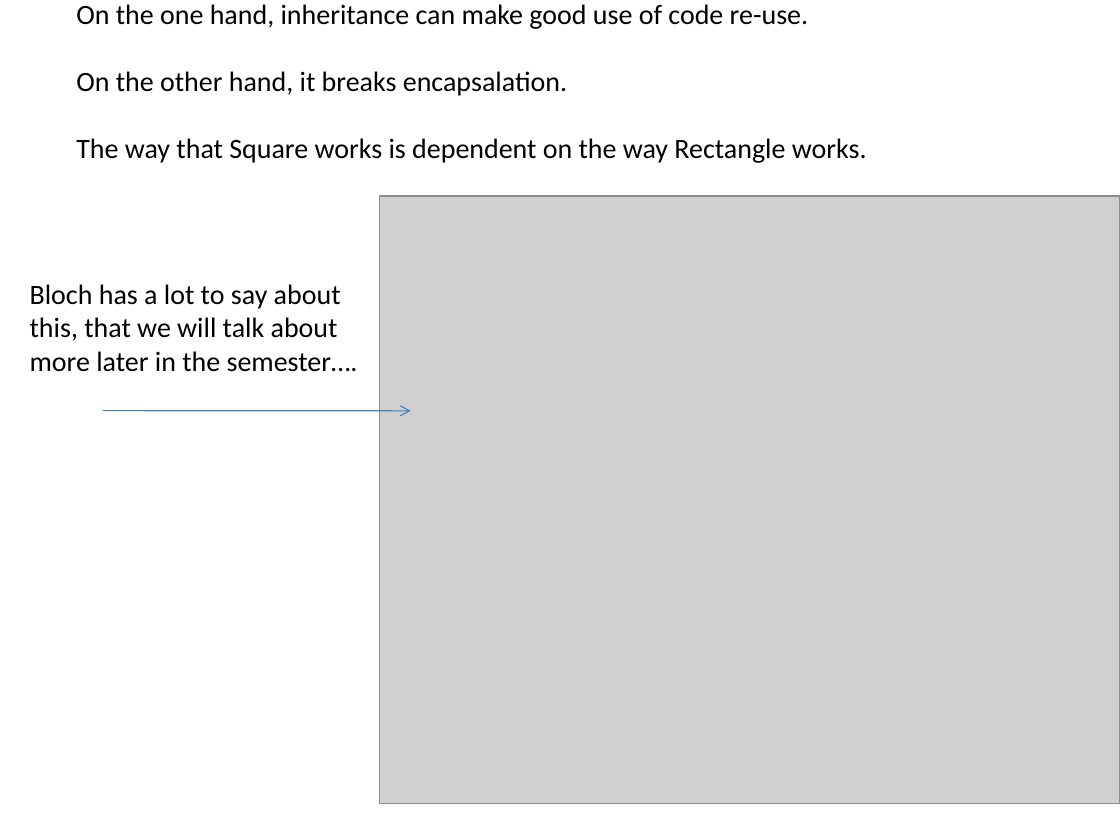
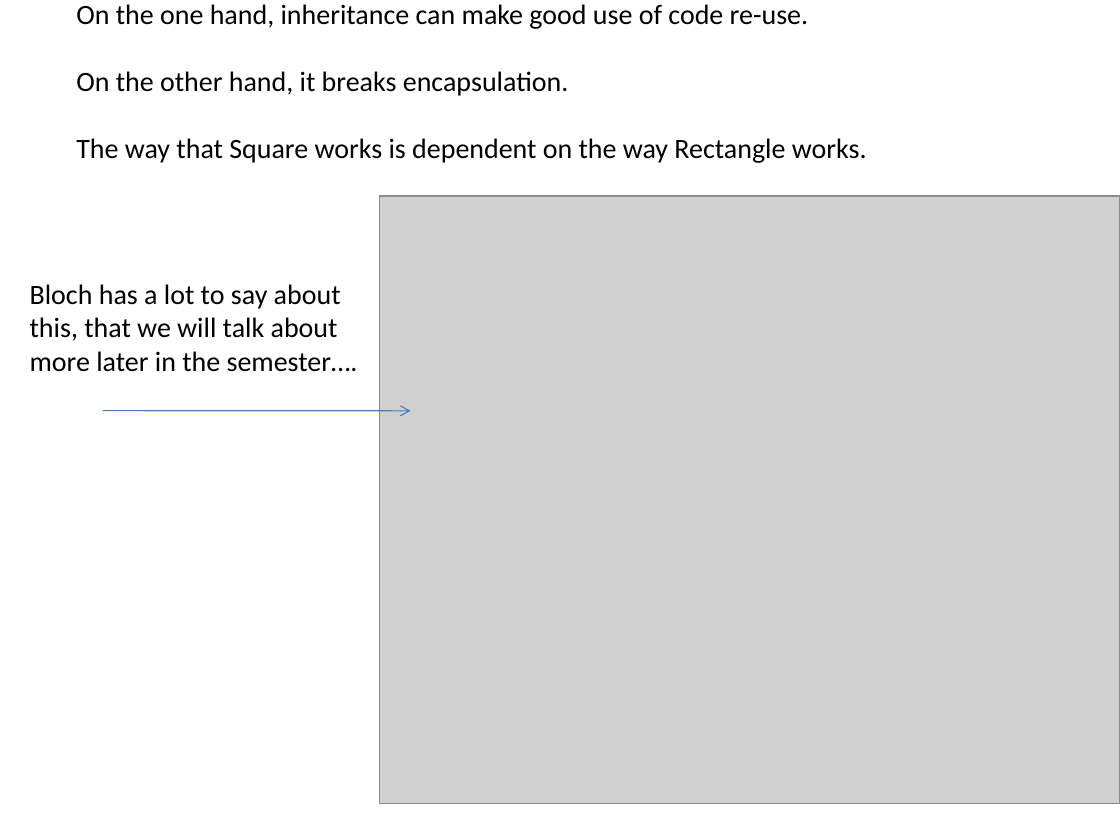
Before and after one commit to afodor/afodor.github.io, a slide deck: slide 29 of classes/prog2016/Prog3-Lecture07.pptx. Drawn at 1120x840 pixels with LibreOffice and Linux fonts; fonts in the diff are those of the drawing; grey boxes stand for pictures. Boxes give left, top, right and bottom in pixels: in the first picture for what was removed or moved away, otherwise in the second. Text is boxed around its words. In the diff, an @@ line names an element or a change of style, - is before the commit and + after.

Commit message:
typos in lecture 7

```diff
--- a/classes/prog2016/Prog3-Lecture07.pptx
+++ b/classes/prog2016/Prog3-Lecture07.pptx
@@ text at box(76, 71, 568, 96): text changed @@
-On the other hand, it breaks encapsalation.
+On the other hand, it breaks encapsulation.
```
Also in this commit, not shown: 2 other slides changed.
